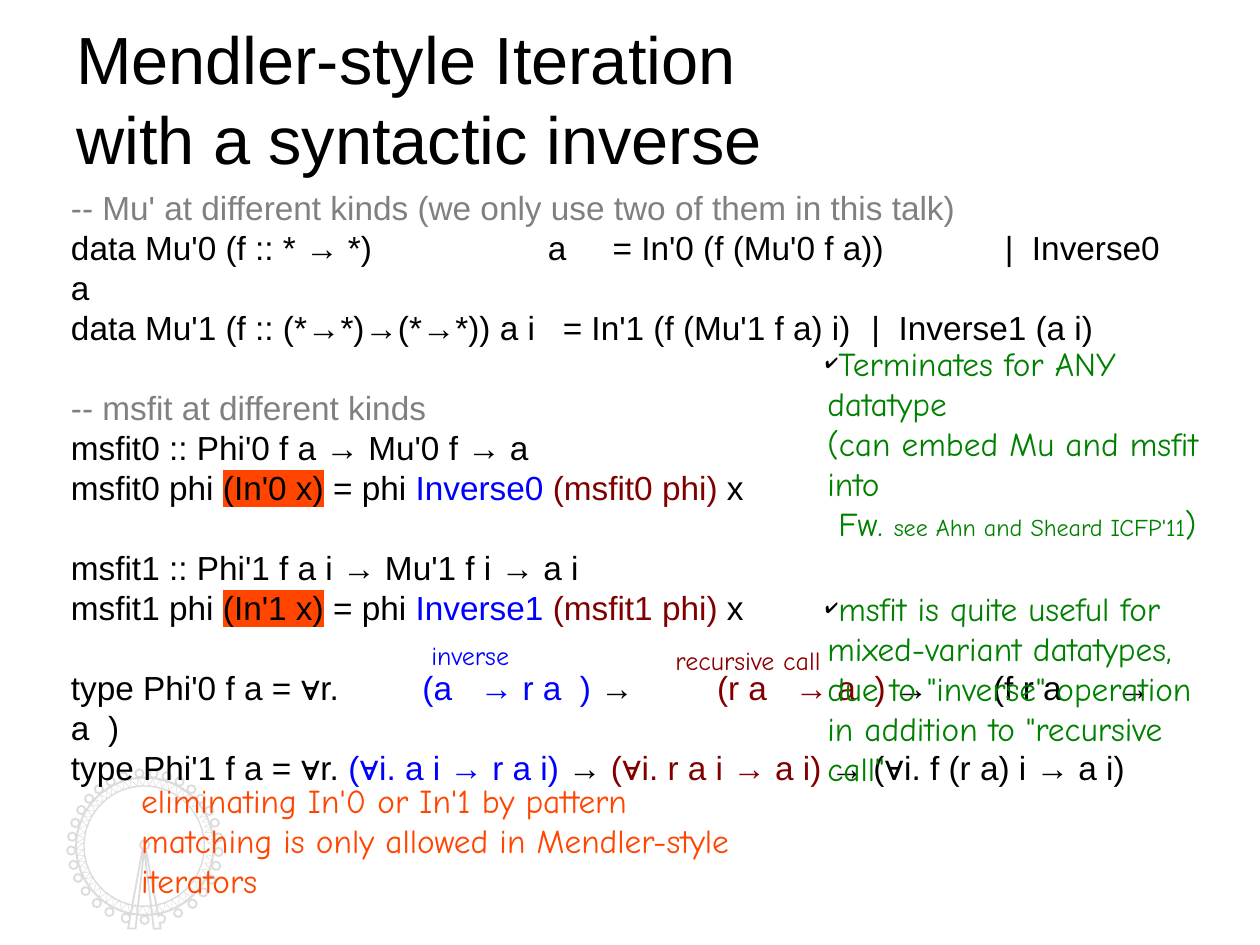
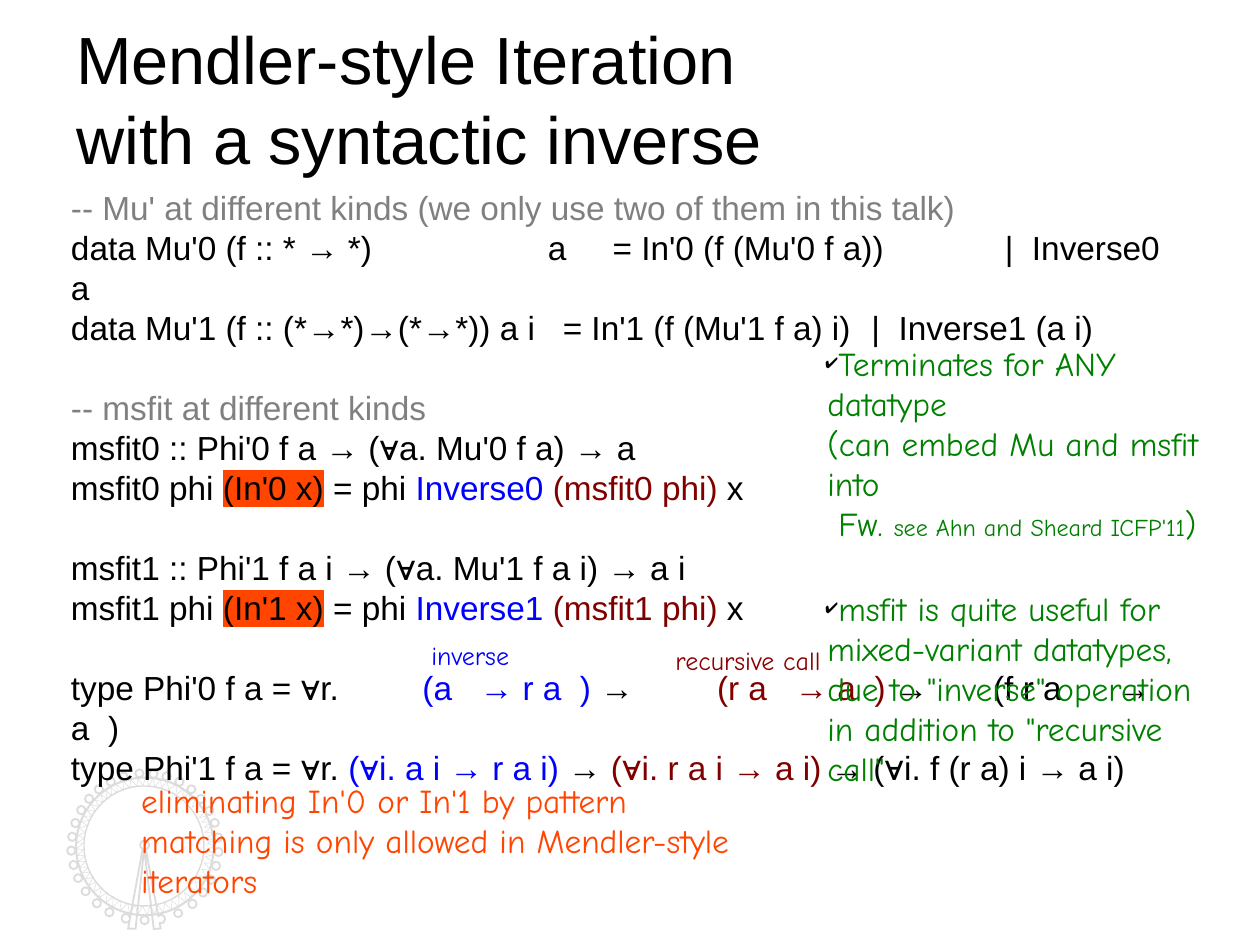
Before and after one commit to kyagrd/nax, a slide deck: slide 8 of trunk/draft/TYPES13/ppt/myslide.odp. Drawn at 1260x945 pixels with LibreOffice and Linux fonts; fonts in the diff are those of the drawing. Boxes give left, top, right and bottom in pixels: in the first picture for what was removed or moved away, otherwise in the second. Text is boxed around its words. In the diff, an @@ line names an element or a change of style, - is before the commit and + after.

Commit message:
there were still typos;; fixed after the PL club talk

```diff
--- a/trunk/draft/TYPES13/ppt/myslide.odp
+++ b/trunk/draft/TYPES13/ppt/myslide.odp
@@ text at (71,436,636,466): text changed @@
-msfit0 :: Phi'0 f a → Mu'0 f → a
+msfit0 :: Phi'0 f a → (∀a. Mu'0 f a) → a
@@ text at (71,556,685,586): text changed @@
-msfit1 :: Phi'1 f a i → Mu'1 f i → a i
+msfit1 :: Phi'1 f a i → (∀a. Mu'1 f a i) → a i
```
Also in this commit, not shown: 16 other slides changed, 1 other file.
